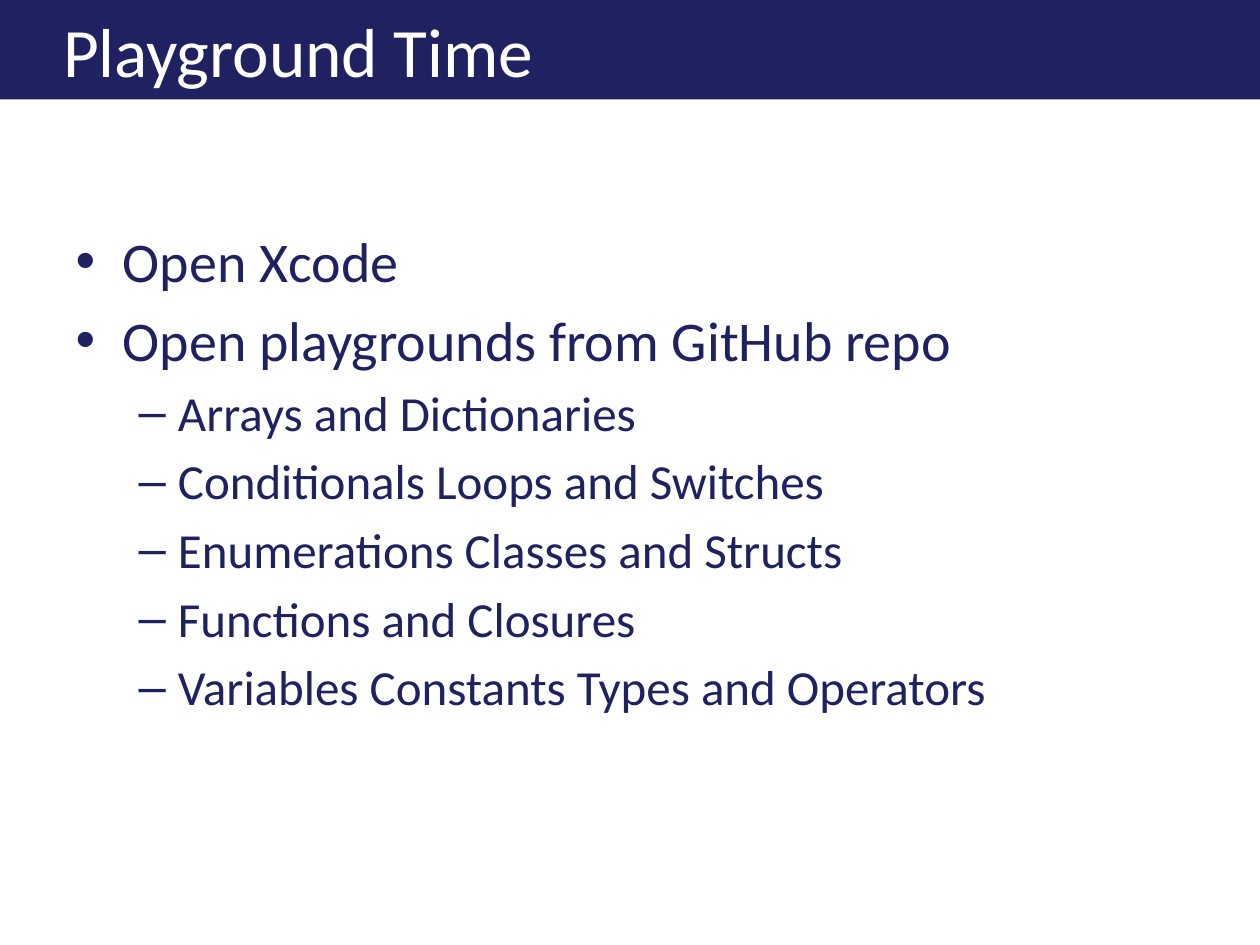
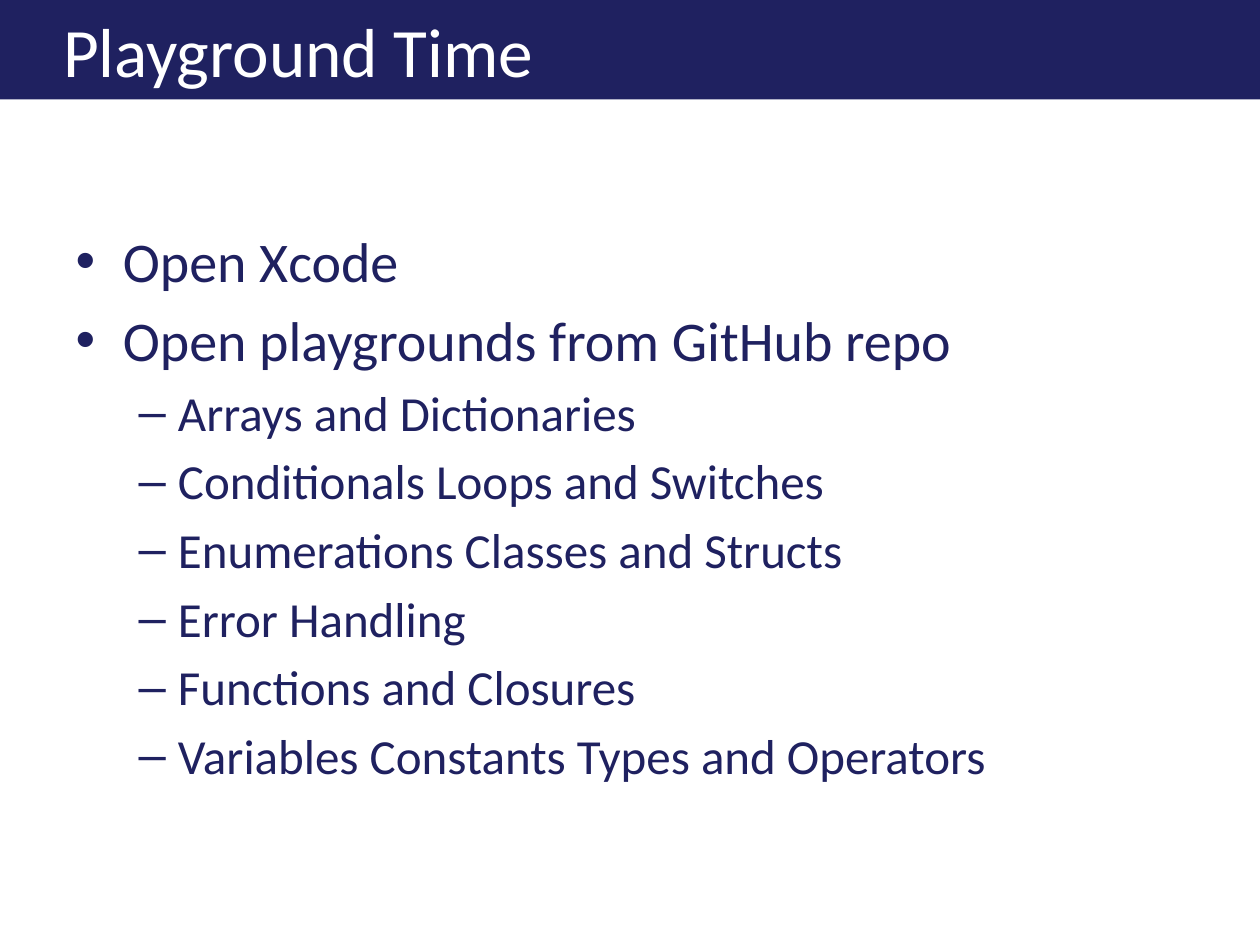
Before and after one commit to jkwuc89/Presentations, a slide deck: slide 6 of A Swift Introduction to Swift.pptx. Drawn at 1260x945 pixels with LibreOffice and Linux fonts; fonts in the diff are those of the drawing; background and template pictures are left out. Boxes give left, top, right and bottom in pixels: in the first picture for what was removed or moved away, otherwise in the second. Text is boxed around its words. In the diff, an @@ line names an element or a change of style, - is before the commit and + after.

```diff
--- a/A Swift Introduction to Swift.pptx
+++ b/A Swift Introduction to Swift.pptx
@@ text at (x1=178, y1=603, x2=465, y2=646): paragraph added @@
+  – Error Handling
```
Also in this commit, not shown: 4 other slides changed.
